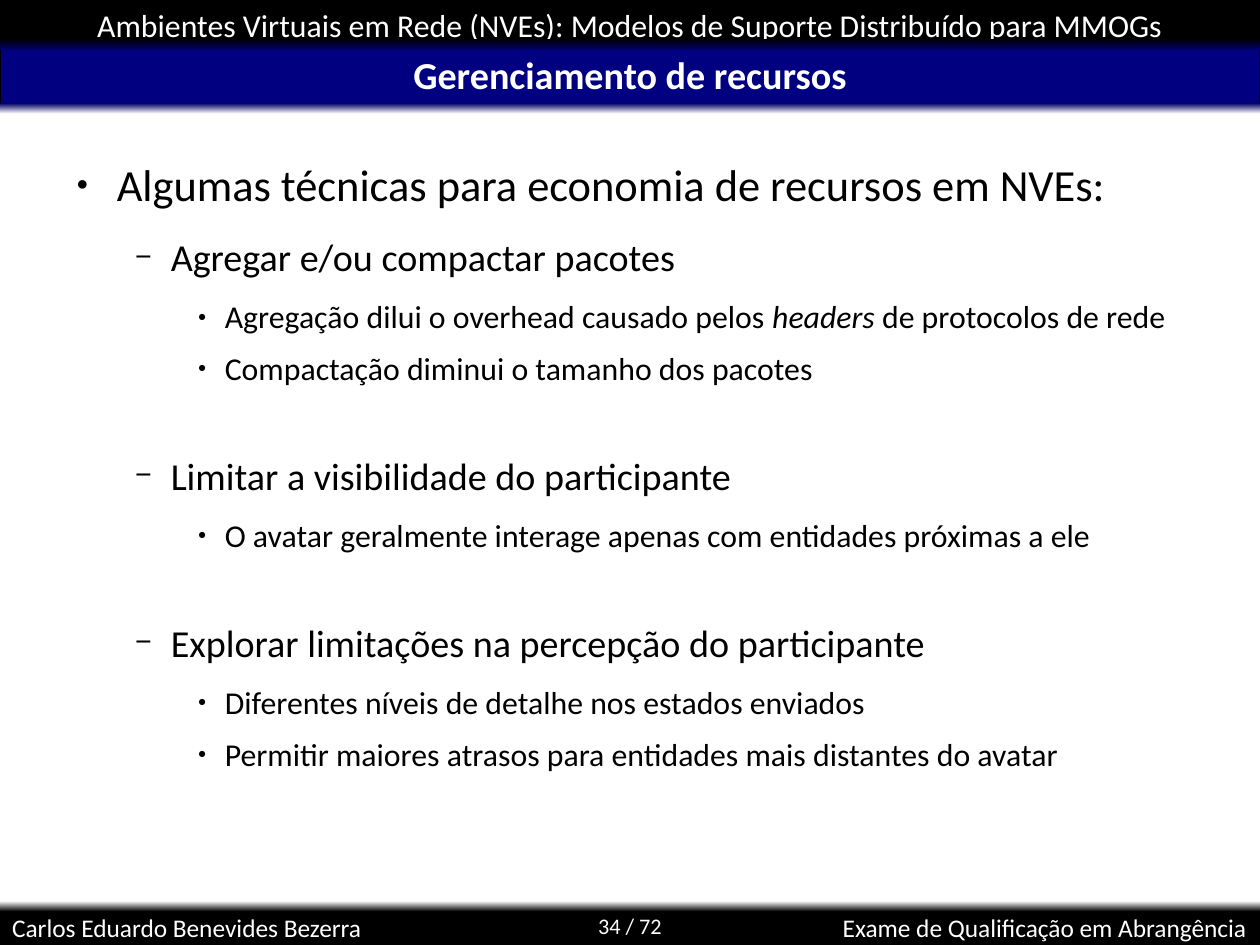
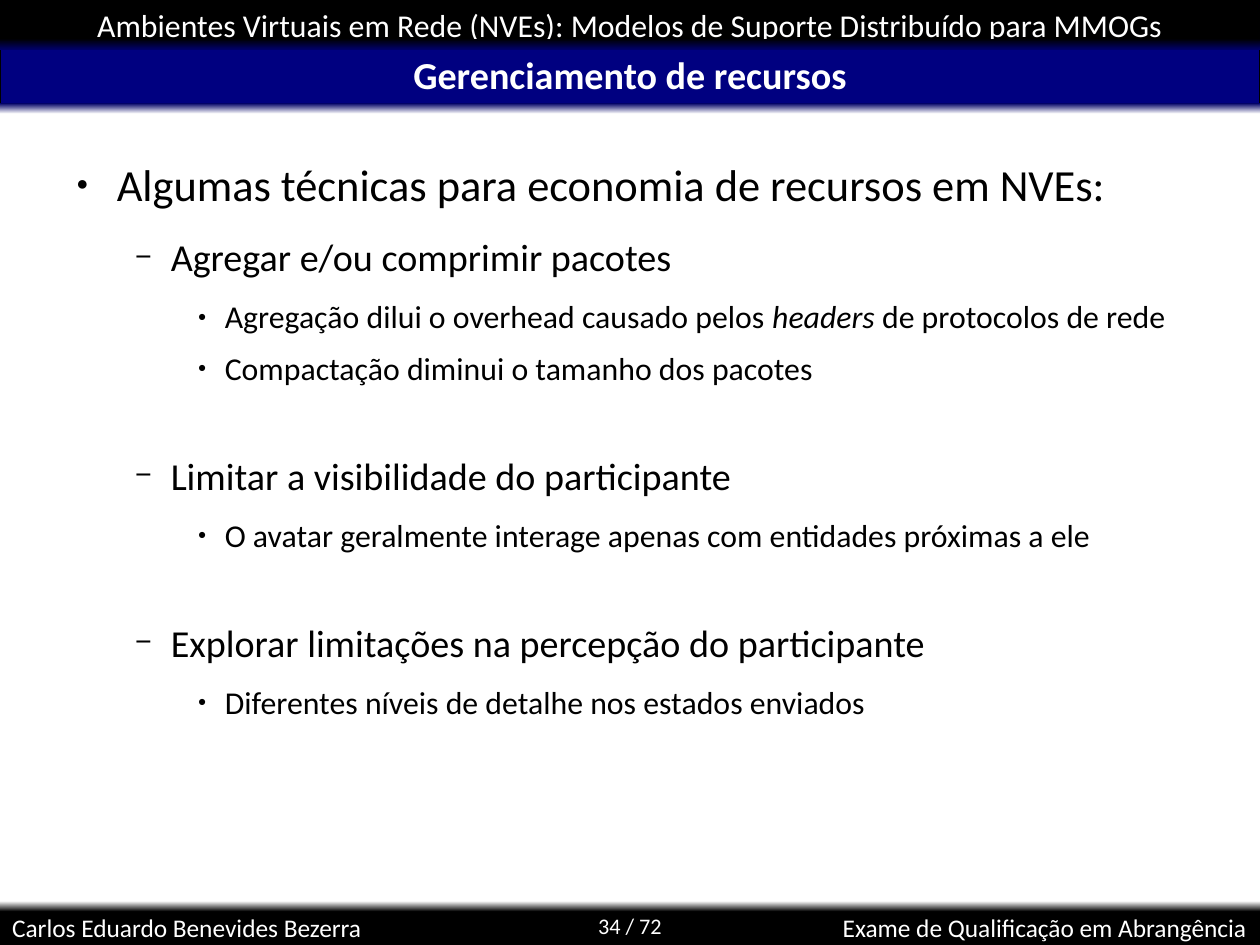
Before and after one commit to kdubezerra/kdubezerra, a slide deck: slide 34 of disciplinas/cmp600/app.ppt. Drawn at 1260x945 pixels with LibreOffice and Linux fonts; fonts in the diff are those of the drawing; background and template pictures are left out. Boxes give left, top, right and bottom in pixels: in the first picture for what was removed or moved away, otherwise in the second. Text is boxed around its words. In the diff, an @@ line names an element or a change of style, - is before the commit and + after.

```diff
--- a/disciplinas/cmp600/app.ppt
+++ b/disciplinas/cmp600/app.ppt
@@ text at <box>171,244,671,278</box>: text changed @@
-  − Agregar e/ou compactar pacotes
+  − Agregar e/ou comprimir pacotes
@@ text at <box>225,744,1057,771</box>: paragraph removed @@
-    ● Permitir maiores atrasos para entidades mais distantes do avatar
```
Also in this commit, not shown: 1 other slide changed, 7 slides added, 1 slide removed.
